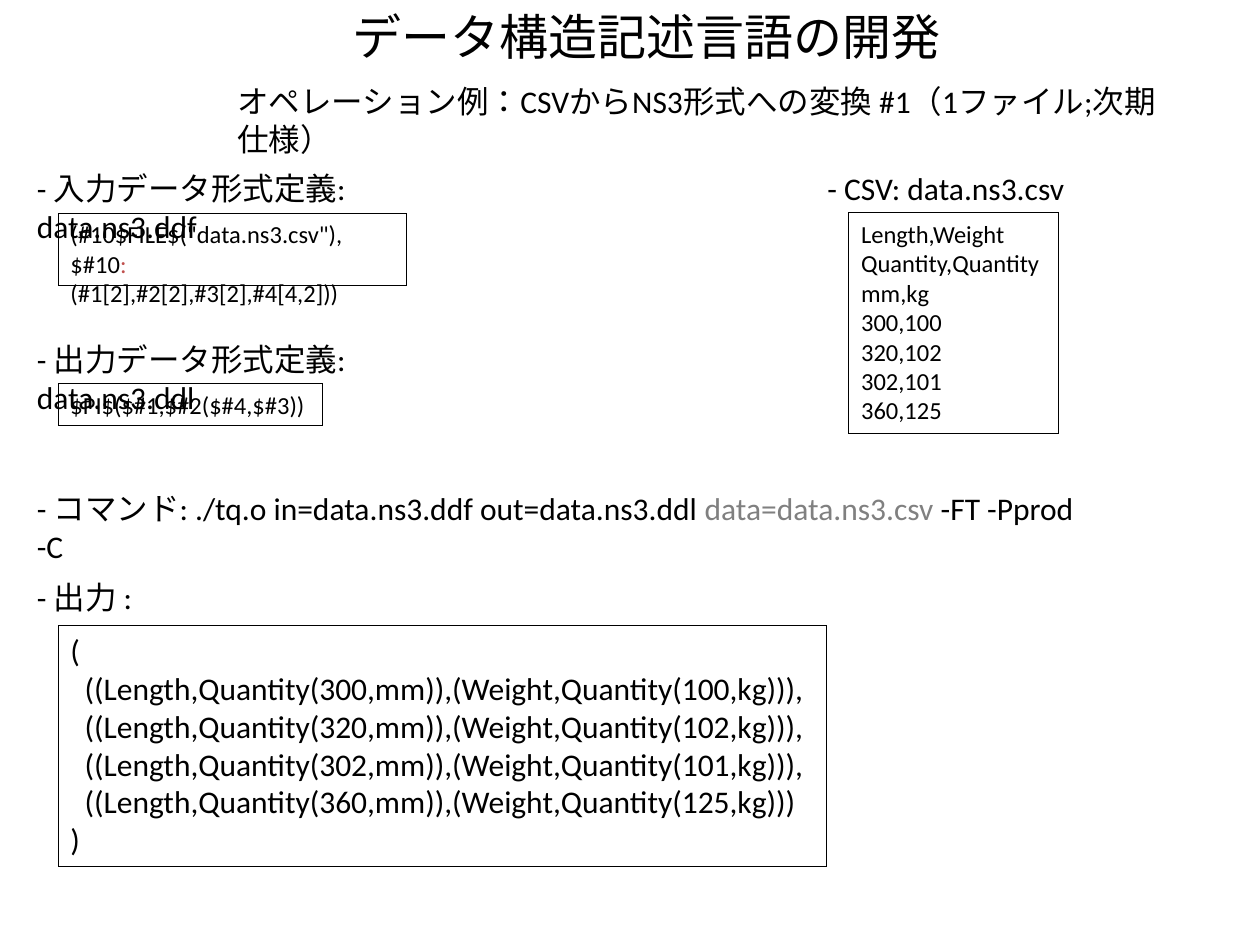
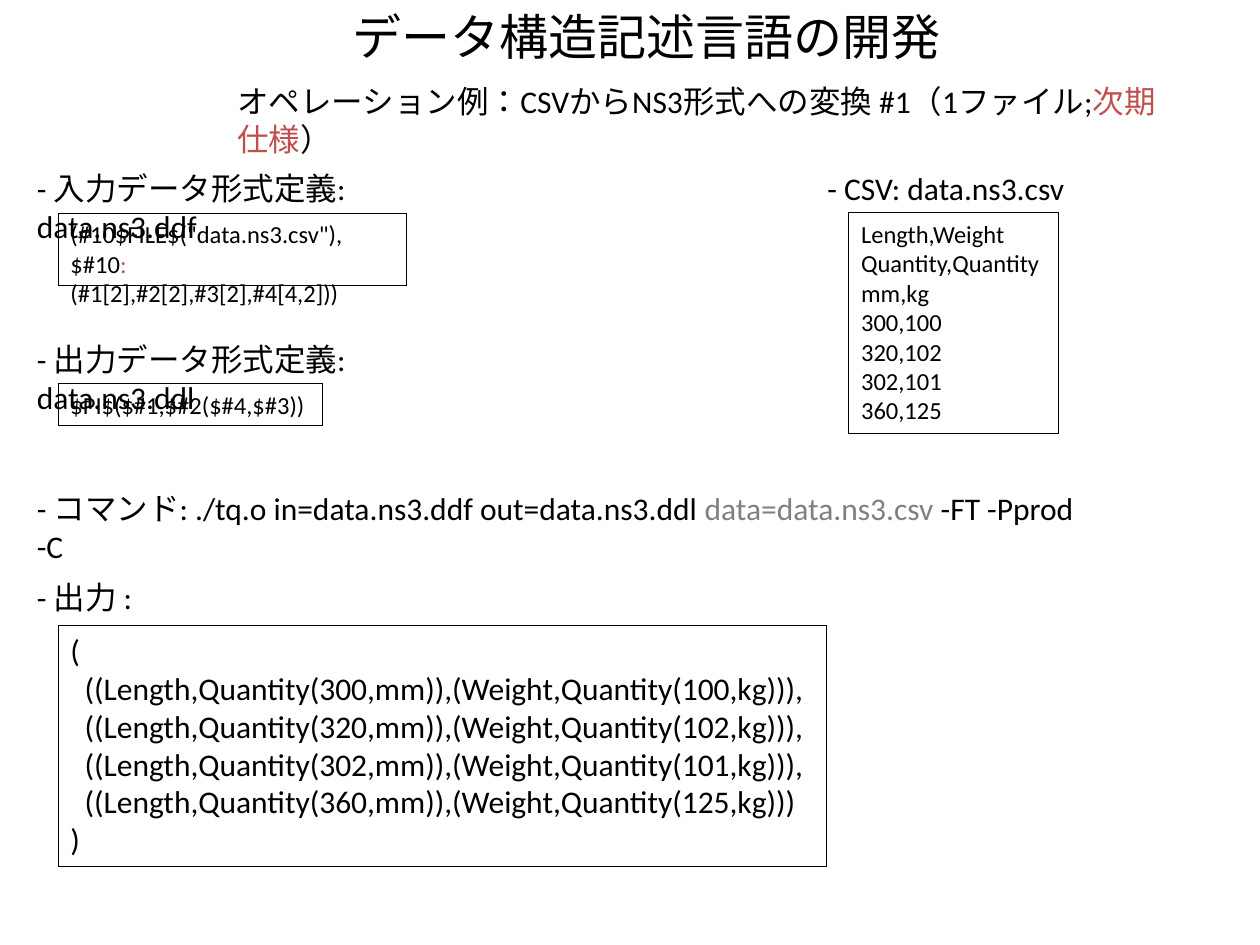
Before and after one commit to kouamano/RECURSIVE-SYSTEM, a slide deck: slide 5 of Document/tq_op_example.pptx. Drawn at 1260x945 pixels with LibreOffice and Linux fonts; fonts in the diff are those of the drawing. Boxes give left, top, right and bottom in pixels: in the first picture for what was removed or moved away, otherwise in the second. Text is boxed around its words. In the diff, an @@ line names an element or a change of style, - is before the commit and + after.

Commit message:
add

```diff
--- a/Document/tq_op_example.pptx
+++ b/Document/tq_op_example.pptx
@@ text "オペレーション例：CSVからNS3形式への変換 #1（1ファイル;次期仕様）" at (237, 86, 1156, 154): text colour #000000 to #C0504D in "#1（1ファイル;次期仕様）" @@
```
Also in this commit, not shown: 1 slide added.
